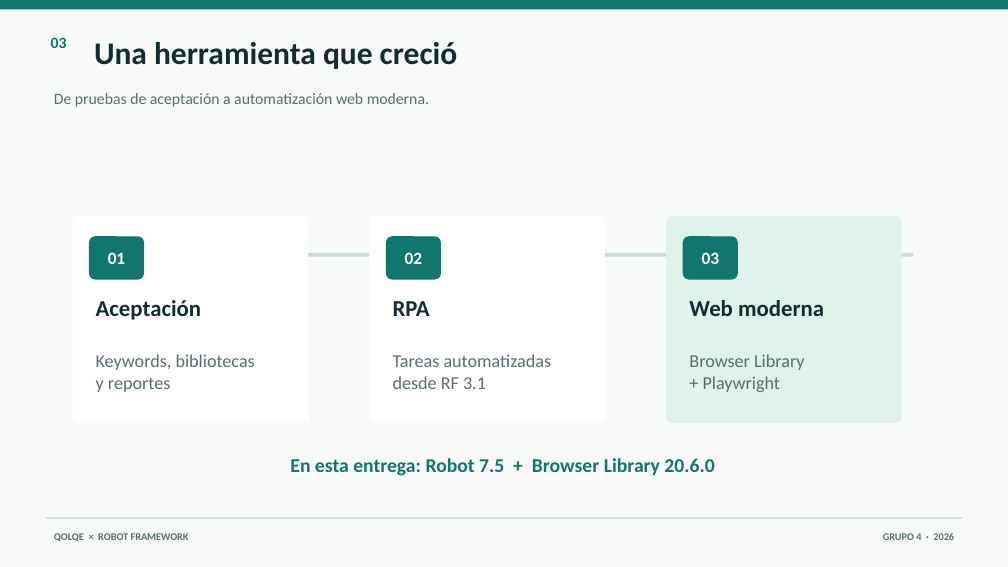
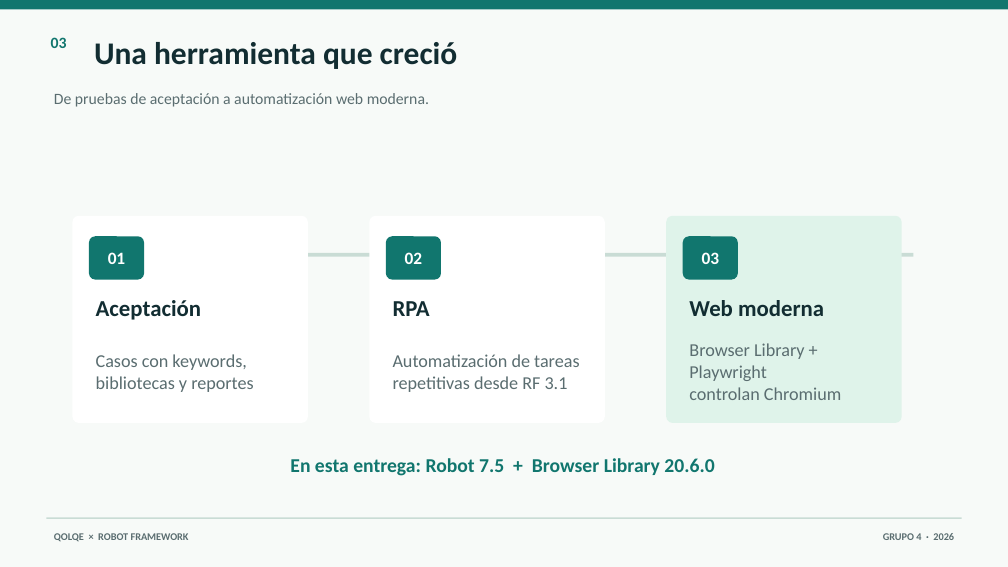
Before and after one commit to Joharjbe/qolqe-wallet, a slide deck: slide 3 of docs/Presentacion_Robot_Framework_G4_visual.pptx. Drawn at 1008x567 pixels with LibreOffice and Linux fonts; fonts in the diff are those of the drawing. Boxes give left, top, right and bottom in pixels: in the first picture for what was removed or moved away, otherwise in the second. Text is boxed around its words. In the diff, an @@ line names an element or a change of style, - is before the commit and + after.

Commit message:
Align visible slide text with presentation script

```diff
--- a/docs/Presentacion_Robot_Framework_G4_visual.pptx
+++ b/docs/Presentacion_Robot_Framework_G4_visual.pptx
@@ text at box(96, 354, 253, 392): text changed @@
-Keywords, bibliotecas
-y reportes
+Casos con keywords,
+bibliotecas y reportes
@@ text at box(393, 354, 579, 392): text changed @@
-Tareas automatizadas
-desde RF 3.1
+Automatización de tareas
+repetitivas desde RF 3.1
@@ text at box(689, 343, 841, 400): text changed @@
-Browser Library
-+ Playwright
+Browser Library + Playwright
+controlan Chromium
```
Also in this commit, not shown: 9 other slides changed, 1 other file.
